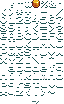
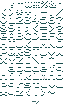
The second 64px x 104px image is a revision of the first. Changes to its layers:
painted on "Layer #1" over [32, 0, 40, 8]
